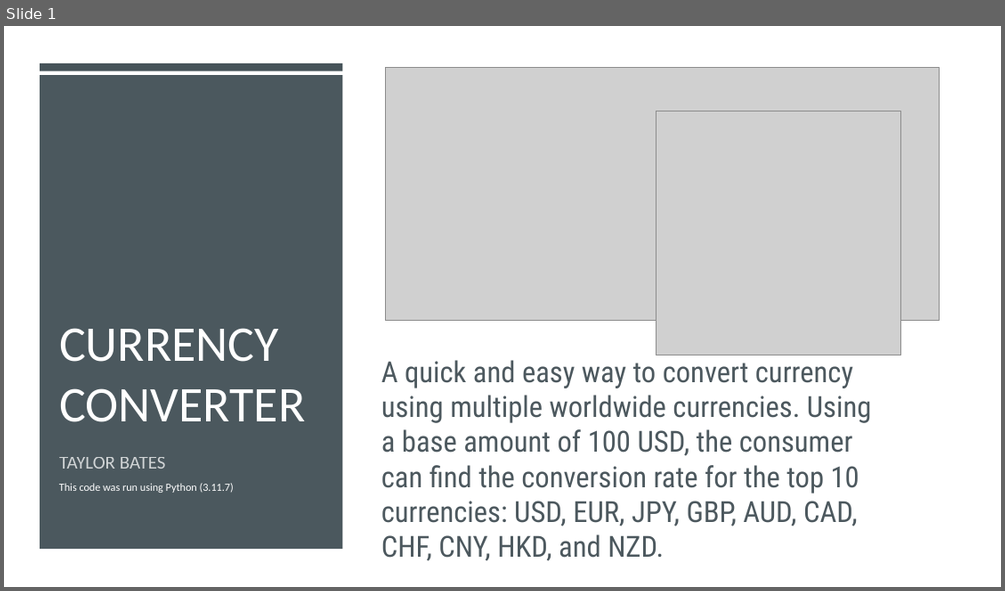
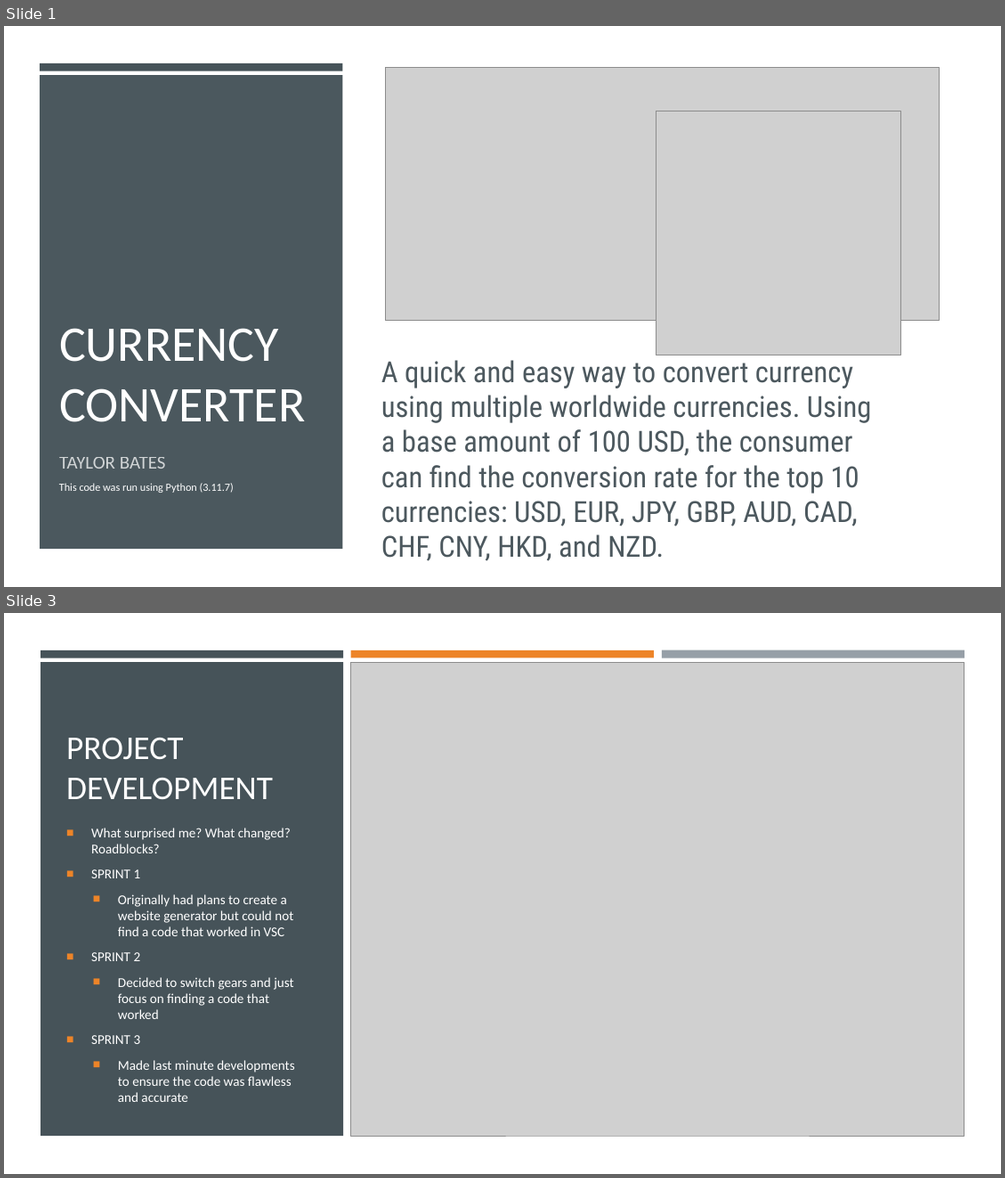
Before and after one commit to ksu-is/Currency_Converter, a slide deck: Currency Converter Presentation.pptx. Shown one above the other, each under a label of ours: slide 1 before the commit, slides 1 and 3 after it; the slides between them are not shown. The pictures are 1005x591 and 1005x1178 pixels, drawn with LibreOffice and Linux fonts; fonts in the diff are those of the drawing; grey boxes stand for pictures. Boxes give left, top, right and bottom in pixels: in the first picture for what was removed or moved away, otherwise in the second. Text is boxed around its words. In the diff, an @@ line names an element or a change of style, - is before the commit and + after.

```diff
--- a/Currency Converter Presentation.pptx
+++ b/Currency Converter Presentation.pptx
@@ slide 3 added at (4,613,1001,1174), background #3D3D3D @@
@@ rectangle added at (4,613,1001,1174), fill #FFFFFF @@
@@ rectangle added at (40,662,343,1135), fill #465359 @@
@@ rectangle added at (40,650,343,657), fill #465359 @@
@@ rectangle added at (351,650,654,657), fill #ED8428 @@
@@ picture added at (351,662,965,1135) @@
@@ rectangle added at (662,650,964,658), fill #969FA7 @@
@@ title added at (66,738,273,799), 32 pt, text #FFFFFF @@
+PROJECT DEVELOPMENT
@@ text added at (91,827,294,1102), 13 pt, text #FFFFFF @@
+■ What surprised me? What changed? Roadblocks?
+■ SPRINT 1
+  ■ Originally had plans to create a website generator but could not find a code that worked in VSC
+■ SPRINT 2
+  ■ Decided to switch gears and just focus on finding a code that worked
+■ SPRINT 3
+  ■ Made last minute developments to ensure the code was flawless and accurate
```
Also in this commit, not shown: 2 other slides added.
